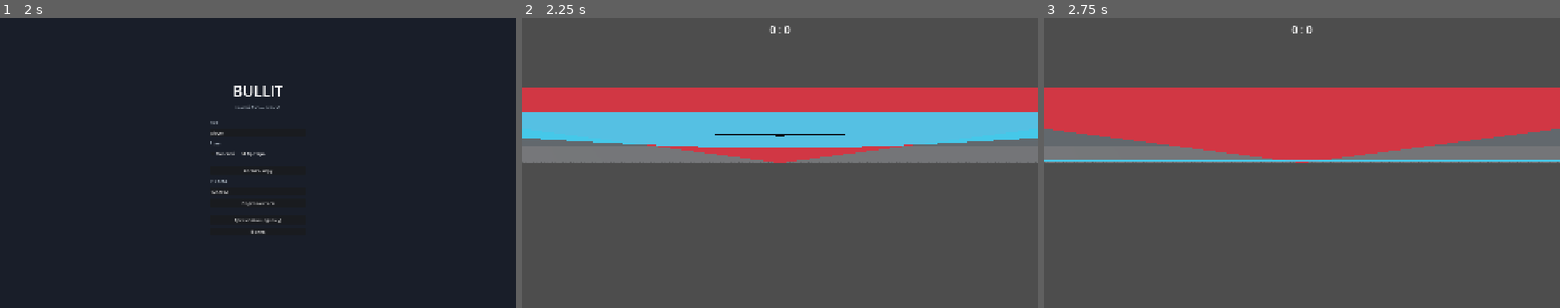
Above: before the commit, frames 1-3 (left to right).
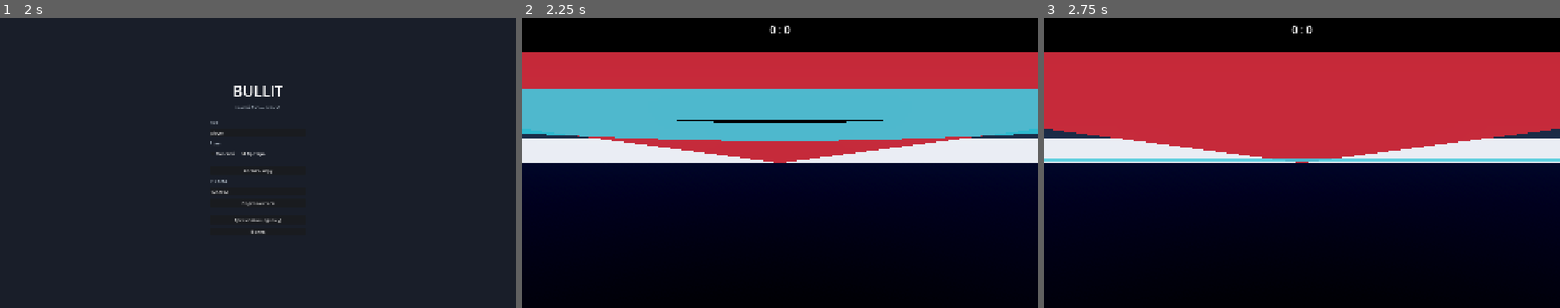
Above: after the commit, the same moments.

Repository: Fijekronk/bullit
Game: Godot game, scene res://scenes/MainMenu.tscn
The game is run twice, just before and just after one commit, with the same random seed, the same clock (stepped at 60 frames per second) and the same inputs.
Inputs:
- Up to frame 1 (2 s): click "Полевой" at 0.5 s; click "Вратарь" at 1.25 s
- Up to frame 2 (2.25 s): click "Хостить игру" at 2 s
- Up to frame 3 (2.75 s): no input

Frame 1 is identical in both runs. In frame 2, 90% of the frame differs, in the area x 0-100%, y 0-100%; in frame 3, 80%.

Commit message:
Плейтест: графика+HUD+броски+за-ворота (из network cdd6e00)
Co-Authored-By: Claude Opus 4.8 <noreply@anthropic.com>

Diff:
--- a/scenes/NetGame.tscn
+++ b/scenes/NetGame.tscn
@@ -1,11 +1,44 @@
-[gd_scene load_steps=2 format=3 uid="uid://bnetgame01"]
+[gd_scene load_steps=5 format=3 uid="uid://bnetgame01"]
 
 [ext_resource type="Script" path="res://scripts/net_game.gd" id="1_netgame"]
+
+[sub_resource type="ProceduralSkyMaterial" id="sky_mat"]
+sky_top_color = Color(0.006, 0.008, 0.022, 1)
+sky_horizon_color = Color(0.05, 0.09, 0.18, 1)
+sky_curve = 0.18
+ground_bottom_color = Color(0.006, 0.009, 0.025, 1)
+ground_horizon_color = Color(0.06, 0.1, 0.2, 1)
+ground_curve = 0.4
+
+[sub_resource type="Sky" id="sky"]
+sky_material = SubResource("sky_mat")
+
+[sub_resource type="Environment" id="env"]
+background_mode = 2
+sky = SubResource("sky")
+ambient_light_source = 2
+ambient_light_color = Color(0.82, 0.86, 0.94, 1)
+tonemap_mode = 2
+tonemap_exposure = 0.9
+tonemap_white = 6.0
+ssao_enabled = true
+ssao_radius = 1.2
+ssao_intensity = 1.0
+glow_enabled = true
+glow_bloom = 0.05
+glow_hdr_threshold = 1.1
+adjustment_enabled = true
+adjustment_contrast = 1.08
+adjustment_saturation = 1.05
 
 [node name="NetGame" type="Node3D"]
 script = ExtResource("1_netgame")
 
+[node name="WorldEnvironment" type="WorldEnvironment" parent="."]
+environment = SubResource("env")
+
 [node name="Sun" type="DirectionalLight3D" parent="."]
-transform = Transform3D(0.7, -0.5, 0.5, 0, 0.7, 0.7, -0.7, -0.5, 0.5, 0, 6, 0)
+transform = Transform3D(0.93968093, -0.28018668, 0.1962018, 0, 0.5736019, 0.81913424, -0.34205222, -0.76972485, 0.5390028, 0, 15, 0)
 light_energy = 0.4
 shadow_enabled = true
+shadow_opacity = 0.45
--- a/scripts/net_game.gd
+++ b/scripts/net_game.gd
@@ -39,6 +39,12 @@
 var _reset_timer := 0.0
 const RESET_PAUSE := 3.0
 
+# Броски (серверный авторитет): состояние заряда по игроку + прицел из пакета.
+var _shot := {}   # id -> {lmb_t, charging, charge, rmb_held, rmb_t, pass_charge, windup_cd}
+var _aim := {}    # id -> Vector3 (направление броска из камеры пира)
+const AIM_DISTANCE := 40.0
+const AIM_CONE_DEG := 14.0
+
 # HUD
 var _hud: CanvasLayer
 var _score_label: Label
@@ -46,6 +52,16 @@
 var _net_panel: Panel
 var _net_label: Label
 var _net_debug := false
+var _hud_ctrl: Control
+# Читается hud.gd (как у main.gd): заряд/пас локального игрока + ссылки.
+var charge := 0.0
+var pass_charge := 0.0
+var skating_params            # алиас params для hud.gd
+var _hud_lmb_t := 0.0         # клиентский мираж заряда для HUD
+var _hud_rmb_t := 0.0
+var _hud_rmb_held := false
+var player                    # локальный полевой игрок (для hud.gd)
+var blade                     # его клюшка (для hud.gd)
 
 # Headless-хуки для 2-процессного автотеста:
 var _autofwd := false       # клиент шлёт move_forward каждый тик
@@ -60,6 +76,7 @@
 
 func _ready() -> void:
 	params.load_from_json()
+	skating_params = params
 	# Выбор из меню (autoload). Headless-аргументы имеют приоритет.
 	if Engine.has_singleton("NetConfig") or get_node_or_null("/root/NetConfig"):
 		var cfg := get_node_or_null("/root/NetConfig")
@@ -93,6 +110,8 @@
 		if net.host(port, nick):
 			net.set_role(1, role)
 			_spawn_player(1)  # хост-игрок (peer 1)
+			if role != "goalie" and _hud_ctrl and player:
+				_hud_ctrl.main = self   # включаем полевой HUD у хоста
 			# Маячок в локальную сеть — чтобы клиент нашёл игру без ввода IP.
 			_lan = LanDiscovery.new()
 			add_child(_lan)
@@ -147,6 +166,7 @@
 	var cam := preload("res://scripts/chase_camera.gd").new()
 	cam.name = "Camera3D"
 	cam.params = params
+	cam.fov = 55.0
 	cam.current = true
 	add_child(cam)
 
@@ -183,6 +203,9 @@
 	add_child(p)
 	p.global_position = Vector3(-side * 4.0, 0.0, 0.0)
 	p.rotation.y = 0.0 if side > 0 else PI
+	if id == multiplayer.get_unique_id():
+		player = p
+		blade = p.get_node_or_null("Blade")
 	return p
 
 
@@ -233,6 +256,10 @@
 	# Вратарь разворачивается по yaw камеры пира (у пира нет камеры на сервере).
 	if p is Goalie and packet.has("yaw"):
 		p.net_yaw = packet["yaw"]
+	# Полевой: прицел броска — направление из камеры пира (в пакете).
+	if p is Player and packet.has("aim"):
+		var a = packet["aim"]
+		_aim[id] = Vector3(a[0], 0.0, a[1])
 
 
 func _physics_process(delta: float) -> void:
@@ -348,6 +375,12 @@
 	_net_label.offset_left = 10
 	_net_label.offset_top = 8
 	_net_panel.add_child(_net_label)
+	# Полевой HUD (прицел, кольцо заряда, пас, стамина/рывок) — как в одиночной.
+	_hud_ctrl = preload("res://scripts/hud.gd").new()
+	_hud_ctrl.set_anchors_preset(Control.PRESET_FULL_RECT)
+	_hud_ctrl.mouse_filter = Control.MOUSE_FILTER_IGNORE
+	_hud_ctrl.main = null   # включится, когда появится локальный полевой игрок
+	_hud.add_child(_hud_ctrl)
 	_update_score_hud()
 
 
@@ -430,28 +463,132 @@
 			_do_faceoff()
 	else:
 		_check_out_of_bounds()
+	# Броски/пасы полевых игроков (серверный авторитет).
+	for id in _players:
+		if _players[id] is Player:
+			_server_update_shots(id, delta)
+	# HUD хоста: заряд локального игрока из его состояния броска.
+	_sync_local_hud_charge()
 	# Симуляция игроков/шайбы идёт сама (их _physics_process). Рассылаем снапшот.
 	var data := _make_snapshot()
 	net.broadcast_snapshot(_tick, data, delta)
 
 
-const GOAL_HALF_W := 0.915   # половина ширины створа (GOAL_WIDTH/2)
+## Серверный аналог main._update_shots для игрока id: ЛКМ кистевой/щелчок,
+## ПКМ пас; прицел — из пакета (_aim[id]). Броски только вне стойки.
+func _server_update_shots(id: int, delta: float) -> void:
+	var p = _players[id]
+	var b = p.get_node_or_null("Blade")
+	if b == null:
+		return
+	if not _shot.has(id):
+		_shot[id] = {"lmb_t": 0.0, "charging": false, "charge": 0.0,
+				"rmb_held": false, "rmb_t": 0.0, "pass_charge": 0.0, "windup_cd": 0.0}
+	var s: Dictionary = _shot[id]
+	# Броски запрещены в стойке / без управления (как в одиночной).
+	if (not p.input_enabled) or p.is_stance or _round != "play":
+		_reset_shot_state(s, p, b)
+		return
+	var pr := params
+	s["windup_cd"] = maxf(0.0, s["windup_cd"] - delta)
+	var aim: Vector3 = _aim.get(id, -Vector3(sin(p.rotation.y), 0, cos(p.rotation.y)))
+	# --- ЛКМ: кистевой / щелчок ---
+	if p.input.just_pressed("gesture_primary"):
+		s["lmb_t"] = 0.0
+		s["charging"] = false
+	if p.input.pressed("gesture_primary"):
+		s["lmb_t"] += delta
+		if s["lmb_t"] > pr.wrist_tap_time and s["windup_cd"] <= 0.0:
+			s["charging"] = true
+			s["charge"] = clampf((s["lmb_t"] - pr.wrist_tap_time) / pr.slap_charge_time, 0.0, 1.0)
+			b.windup = s["charge"]
+			p.speed_cap = pr.slap_move_cap
+			p.aim_turn_dir = aim
+	if p.input.just_released("gesture_primary"):
+		if s["charging"]:
+			_do_slap(b, aim, s["charge"])
+		else:
+			_do_wrist(b, aim)
+		_reset_shot_state(s, p, b)
+	# --- ПКМ: пас / отмена замаха ---
+	if p.input.just_pressed("gesture_secondary"):
+		if s["charging"]:
+			_reset_shot_state(s, p, b)
+			s["windup_cd"] = 0.2
+		else:
+			s["rmb_held"] = true
+			s["rmb_t"] = 0.0
+	if s["rmb_held"]:
+		s["rmb_t"] += delta
+		s["pass_charge"] = clampf(s["rmb_t"] / 0.5, 0.0, 1.0)
+	if p.input.just_released("gesture_secondary") and s["rmb_held"]:
+		_do_pass(b, aim, s["pass_charge"])
+		s["rmb_held"] = false
+		s["pass_charge"] = 0.0
+
+
+func _reset_shot_state(s: Dictionary, p, b) -> void:
+	s["charging"] = false
+	s["charge"] = 0.0
+	s["lmb_t"] = 0.0
+	if b:
+		b.windup = 0.0
+	if p:
+		p.speed_cap = 1.0
+		p.aim_turn_dir = Vector3.ZERO
+
+
+func _do_wrist(b, aim: Vector3) -> void:
+	b.shoot(_aim_assist(aim, 1.0), params.wrist_speed, params.wrist_lift)
+
+
+func _do_slap(b, aim: Vector3, c: float) -> void:
+	var dir := _aim_assist(aim, 1.0 - 0.5 * c)
+	var spread := deg_to_rad(lerpf(1.0, params.slap_spread, c))
+	dir = dir.rotated(Vector3.UP, randf_range(-spread, spread))
+	b.shoot(dir, lerpf(params.slap_speed_min, params.slap_speed_max, c),
+			lerpf(1.5, params.slap_lift_max, c))
+
+
+func _do_pass(b, aim: Vector3, c: float) -> void:
+	b.shoot(aim, lerpf(params.pass_speed, params.pass_speed_max, c),
+			lerpf(0.0, params.pass_lift_max, c))
+
+
+func _aim_assist(dir: Vector3, scale: float) -> Vector3:
+	var best := dir
+	var best_dot := cos(deg_to_rad(AIM_CONE_DEG))
+	for g in _goals:
+		var to_goal: Vector3 = g.global_position - _puck.global_position
+		to_goal.y = 0.0
+		if to_goal.length() < 0.1:
+			continue
+		to_goal = to_goal.normalized()
+		var d := dir.dot(to_goal)
+		if d > best_dot:
+			best = dir.slerp(to_goal, params.aim_assist_strength * scale)
+			best_dot = d
+	return best.normalized()
+
+
+## Заряд локального игрока для HUD: у хоста — из его серверного состояния броска,
+## у клиента мираж считается в _client_tick.
+func _sync_local_hud_charge() -> void:
+	var lid := multiplayer.get_unique_id()
+	if net.is_server and _shot.has(lid):
+		charge = _shot[lid]["charge"]
+		pass_charge = _shot[lid]["pass_charge"]
+
 
 func _check_out_of_bounds() -> void:
-	# Буллит: шайба ушла за линию ворот без гола (мимо створа или за сетку)
-	# ИЛИ вылетела за борт — считаем попытку промахнутой и делаем вброс.
+	# За ворота заезжать МОЖНО (как в хоккее) — вброс только если шайба реально
+	# вылетела за борт (страховка от вылета сквозь геометрию), не за сеткой.
 	if _puck == null:
 		return
 	var px: float = _puck.global_position.x
 	var pz: float = _puck.global_position.z
-	var behind := absf(px) > _goal_x + 0.3          # зашла за линию ворот
-	var wide := absf(pz) > GOAL_HALF_W + 0.6        # мимо створа (в стороне от сетки)
-	var deep := absf(px) > _goal_x + 1.2            # заехала/укатилась за сетку
-	if behind and (wide or deep):
+	if absf(px) > params.rink_length / 2.0 + 1.5 or absf(pz) > params.rink_width / 2.0 + 1.5:
 		_round = "reset"
-		_reset_timer = 1.5
-	elif absf(px) > 28.5 or absf(pz) > params.rink_width / 2.0 + 1.0:
-		_round = "reset"                            # страховка: за бортом
 		_reset_timer = 1.0
 
 
@@ -469,9 +606,9 @@
 					"vel": p.velocity, "k": "f"}
 	var puck := {"pos": _puck.global_position, "vel": _puck.linear_velocity,
 			"state": 0}
-	var blade: Node = _find_blade_any()
-	if blade:
-		puck["state"] = blade.puck_state
+	var any_blade: Node = _find_blade_any()
+	if any_blade:
+		puck["state"] = any_blade.puck_state
 	return {"players": players, "puck": puck}
 
 
@@ -501,7 +638,12 @@
 			var cam := get_node_or_null("Camera3D")
 			if cam:
 				pkt["yaw"] = cam.global_rotation.y
+			# Полевой: шлём направление прицела (от шайбы к точке камеры).
+			if mine is Player:
+				var aim := _local_aim_dir(cam)
+				pkt["aim"] = [aim.x, aim.z]
 			net.push_input(_tick, pkt)
+			_client_hud_charge(mine, delta)
 	_interp.advance(delta)
 	# Применяем интерполированные позиции к куклам (поза вратаря — сама в кукле).
 	for id in _players:
@@ -511,6 +653,49 @@
 		p.rotation.y = ry
 	if _puck:
 		_puck.global_position = _interp.sample_vec3("puck", "pos", _puck.global_position)
+
+
+## Направление броска у клиента: от шайбы к точке на луче камеры (как _aim_dir
+## в одиночной). Прижато ко льду.
+func _local_aim_dir(cam) -> Vector3:
+	if cam == null:
+		return Vector3(0, 0, -1)
+	var fwd: Vector3 = -cam.global_transform.basis.z
+	var aim_point: Vector3 = cam.global_position + fwd * AIM_DISTANCE
+	var d: Vector3 = aim_point - _puck.global_position
+	d.y = 0.0
+	if d.length() < 0.5:
+		d = fwd
+		d.y = 0.0
+	return d.normalized()
+
+
+## Клиентский мираж заряда для HUD (реальный бросок считает сервер).
+func _client_hud_charge(mine, delta: float) -> void:
+	if not (mine is Player) or mine.is_stance or not mine.input_enabled:
+		charge = 0.0
+		pass_charge = 0.0
+		_hud_lmb_t = 0.0
+		_hud_rmb_held = false
+		return
+	var pr := params
+	if mine.input.just_pressed("gesture_primary"):
+		_hud_lmb_t = 0.0
+	if mine.input.pressed("gesture_primary"):
+		_hud_lmb_t += delta
+		charge = clampf((_hud_lmb_t - pr.wrist_tap_time) / pr.slap_charge_time, 0.0, 1.0)
+	if mine.input.just_released("gesture_primary"):
+		_hud_lmb_t = 0.0
+		charge = 0.0
+	if mine.input.just_pressed("gesture_secondary"):
+		_hud_rmb_held = true
+		_hud_rmb_t = 0.0
+	if _hud_rmb_held:
+		_hud_rmb_t += delta
+		pass_charge = clampf(_hud_rmb_t / 0.5, 0.0, 1.0)
+	if mine.input.just_released("gesture_secondary"):
+		_hud_rmb_held = false
+		pass_charge = 0.0
 
 
 func _on_snapshot(_tick_n: int, data: Dictionary) -> void:
@@ -564,6 +749,11 @@
 		if cam:
 			cam.target = p
 			cam.goalie_mode = (kind == "g")
+		if kind != "g":
+			player = p
+			blade = p.get_node_or_null("Blade")
+			if _hud_ctrl:
+				_hud_ctrl.main = self   # включаем полевой HUD, когда игрок есть
 	# На клиенте своя шайба — тоже кукла (позиция из снапшота).
 	if _puck and not _puck.freeze:
 		_puck.freeze = true
